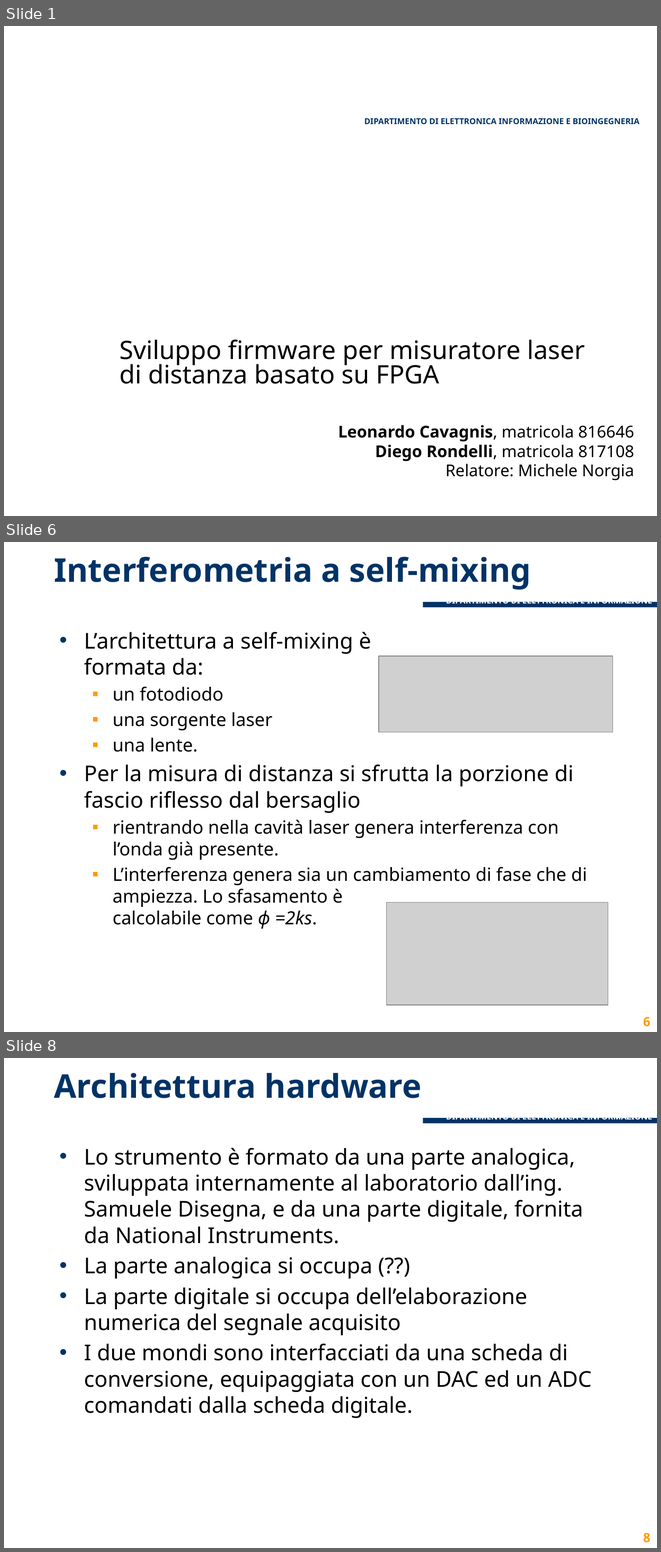
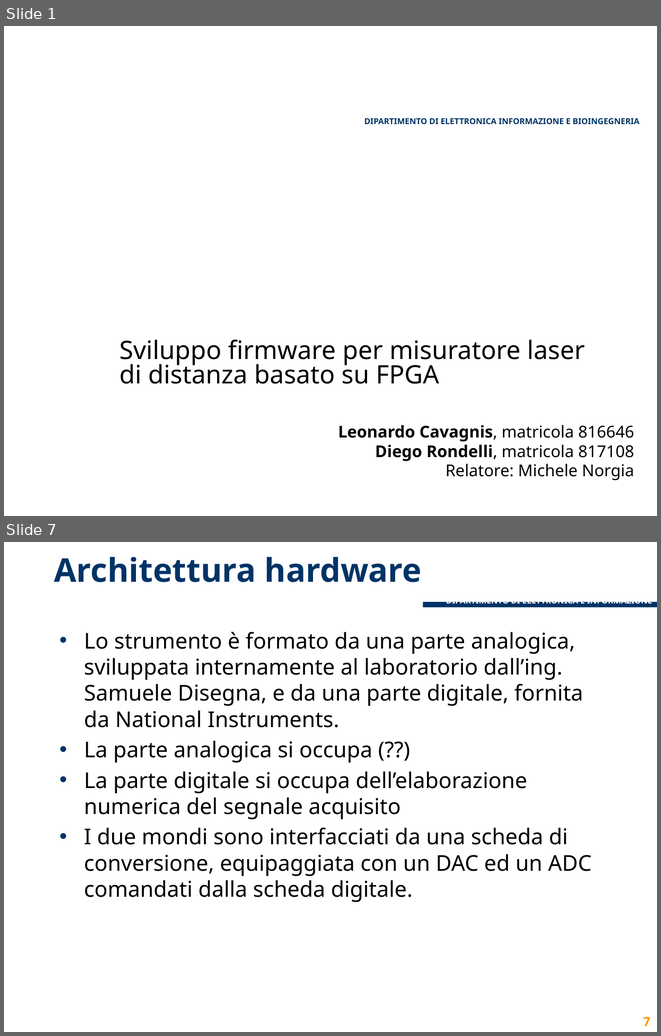
Before and after one commit to lcavagnispolimi/thesis_latex, a slide deck: presentazione_discussione.pptx. Shown one above the other, each under a label of ours: slides 1, 6 and 8 before the commit, slides 1 and 7 after it; the slides between them are not shown. The pictures are 661x1552 and 661x1036 pixels, drawn with LibreOffice and Linux fonts; fonts in the diff are those of the drawing; grey boxes stand for pictures; background and template pictures are left out. Boxes give left, top, right and bottom in pixels: in the first picture for what was removed or moved away, otherwise in the second. Text is boxed around its words. In the diff, an @@ line names an element or a change of style, - is before the commit and + after.

Commit message:
Sistemate prime 4 slide su interferometria

```diff
--- a/presentazione_discussione.pptx
+++ b/presentazione_discussione.pptx
@@ slide 6 removed at bbox=[4, 542, 657, 1032], background #FFFFFF; not listed: 3 template elements that a slide beside it also shows @@
@@ title removed at bbox=[54, 557, 531, 590] @@
-Interferometria a self-mixing
@@ text removed at bbox=[84, 632, 587, 929] @@
-• L’architettura a self-mixing è
-  formata da:
-  ▪ un fotodiodo
-  ▪ una sorgente laser
-  ▪ una lente.
-• Per la misura di distanza si sfrutta la porzione di fascio riflesso dal bersaglio
-  ▪ rientrando nella cavità laser genera interferenza con l’onda già presente.
-  ▪ L’interferenza genera sia un cambiamento di fase che di ampiezza. Lo sfasamento è
-    calcolabile come ϕ =2ks.
@@ picture removed at bbox=[379, 656, 612, 733] @@
@@ picture removed at bbox=[387, 902, 608, 1004] @@
@@ page number removed at bbox=[643, 1016, 651, 1026] @@
-6
@@ what was slide 8 is now slide 7 @@
@@ page number at bbox=[643, 1017, 651, 1026]: text changed @@
-8
+7
```
Also in this commit, not shown: 3 slides changed, 2 slides added, 2 other slides removed.
